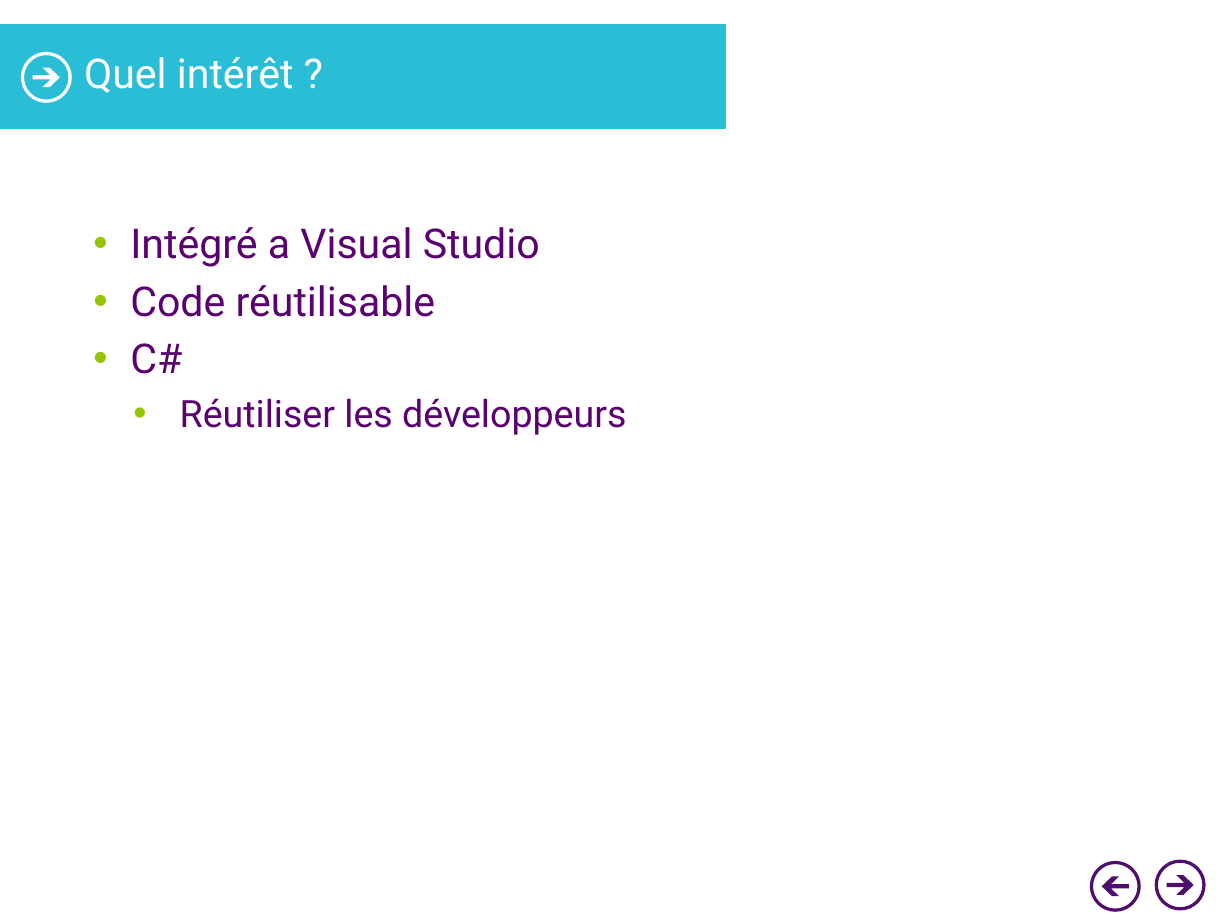
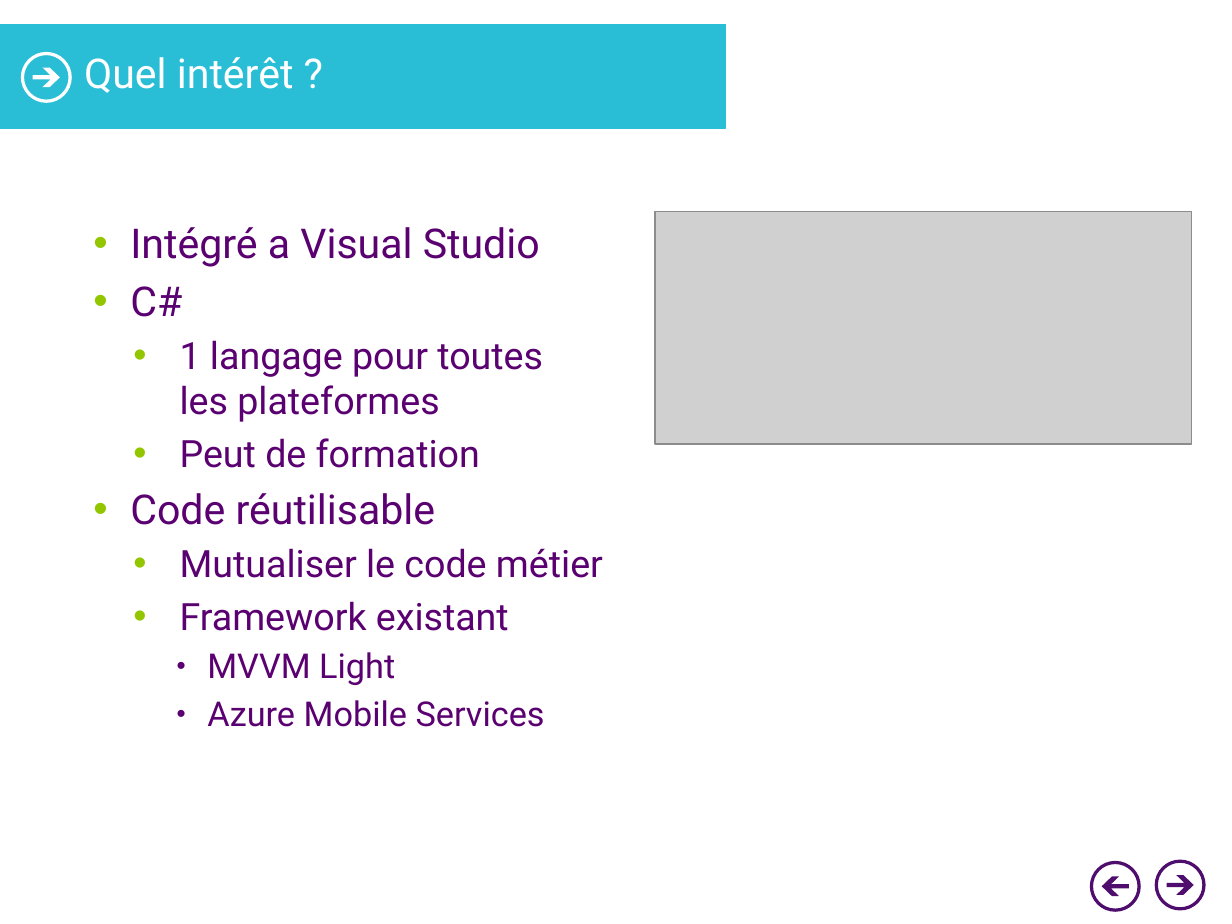
Before and after one commit to lnimong/prezxamarin, a slide deck: slide 10 of XamarinPrez.pptx (slide 6 before the commit). Drawn at 1232x924 pixels with LibreOffice and Linux fonts; fonts in the diff are those of the drawing; grey boxes stand for pictures; background and template pictures are left out. Boxes give left, top, right and bottom in pixels: in the first picture for what was removed or moved away, otherwise in the second. Text is boxed around its words. In the diff, an @@ line names an element or a change of style, - is before the commit and + after.

```diff
--- a/XamarinPrez.pptx
+++ b/XamarinPrez.pptx
@@ picture added at [655,212,1193,445] @@
@@ text at [130,286,543,468]: paragraphs added @@
+• C#
+  • 1 langage pour toutes
+    les plateformes
+  • Peut de formation
@@ text at [180,548,603,727]: text changed @@
-• C#
-  • Réutiliser les développeurs
+  • Mutualiser le code métier
+  • Framework existant
+    • MVVM Light
+    • Azure Mobile Services
```
Also in this commit, not shown: 3 other slides changed, 1 slide added, 1 other file.
